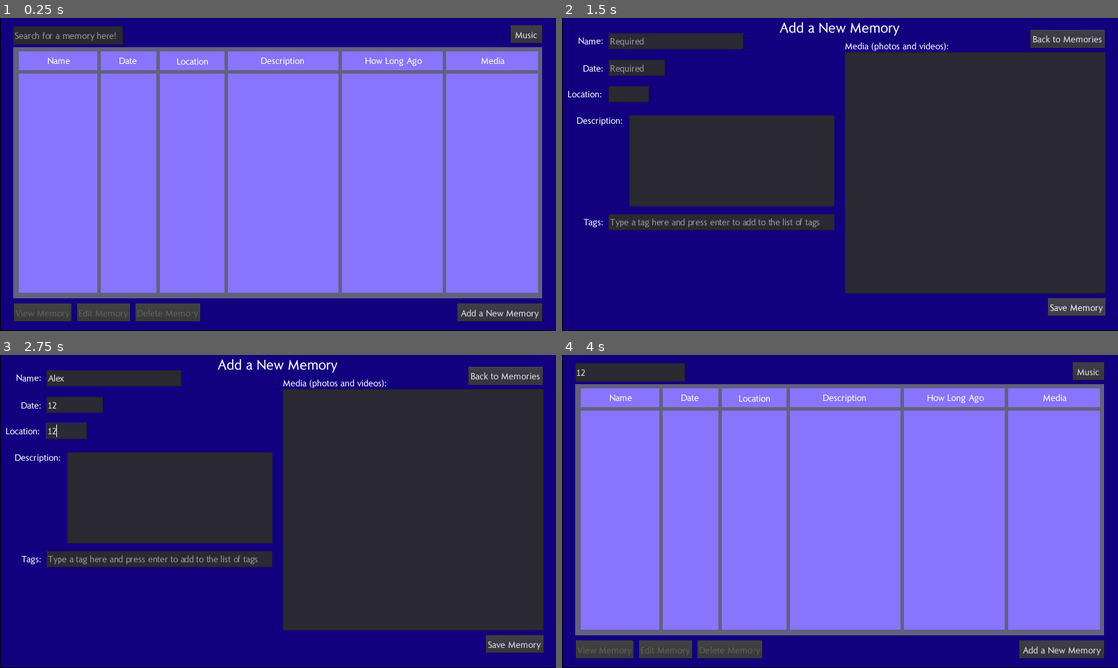
Above: before the commit, frames 1-4 (two rows, left to right).
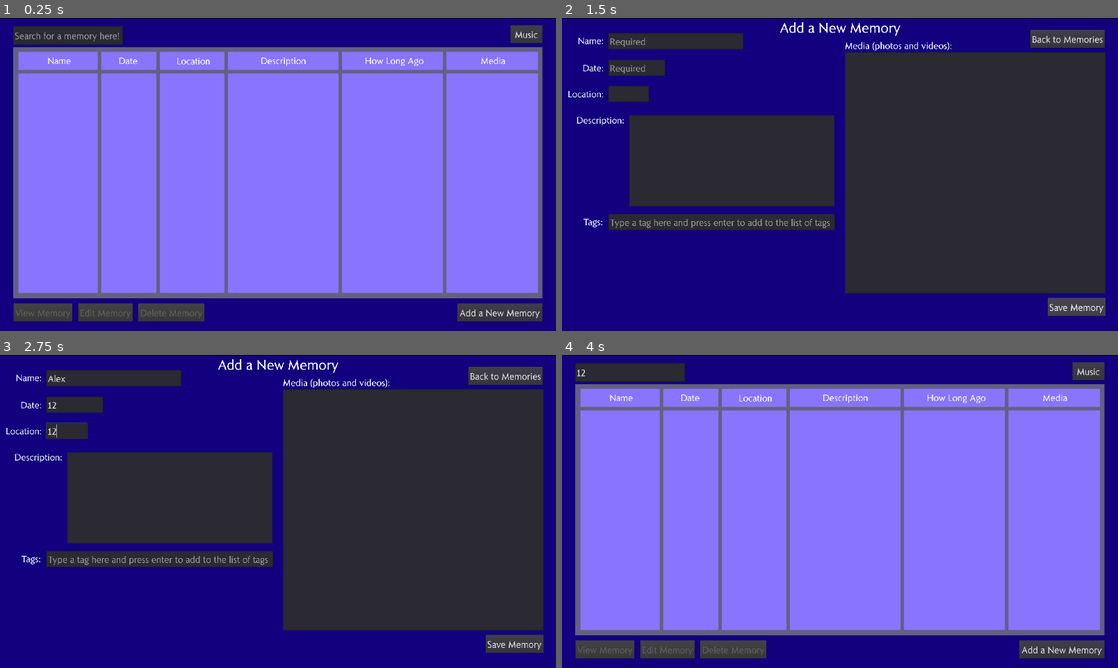
Above: after the commit, the same moments.

Repository: Kenny-Haworth/Digital-Journal
Game: Godot game, scene res://Journal.tscn
Two runs of this game, one before a commit and one after it. Both use one fixed random seed, a clock stepped at 60 frames per second and the inputs below.
Inputs (mouse positions are in pixels of both pictures, inside the frame that each line leads up to):
- Up to frame 1 (0.25 s): no input
- Up to frame 2 (1.5 s): click (628, 36) at 0.52 s; type "12" at 0.6 s; click "Add a New Memory" at 1.25 s
- Up to frame 3 (2.75 s): click (111, 376) at 2.02 s; type "Alex" at 2.1 s; click (72, 405) at 2.25 s; type "12" at 2.33 s; click (66, 430) at 2.48 s; type "12" at 2.57 s
- Up to frame 4 (4 s): click (734, 498) at 2.77 s; type "12" at 2.85 s; click (723, 558) at 3 s; type "12" at 3.08 s; click "Back to Memories" at 3.5 s

The runs differ from the first frame. In frame 1, 3.0% of the frame differs, in the area x 0-100%, y 0-100%; in frame 2, 2.2%; in frame 3, 2.1%; in frame 4, 2.8%.

Commit message:
Fixed several bugs

Diff:
--- a/Digital Journal/Add a New Memory/Tags HBox.tscn
+++ b/Digital Journal/Add a New Memory/Tags HBox.tscn
@@ -3,7 +3,7 @@
 [node name="Tags HBox1" type="HBoxContainer"]
 size_flags_horizontal = 4
 size_flags_vertical = 4
-custom_constants/separation = 15
+custom_constants/separation = 10
 __meta__ = {
 "_edit_use_anchors_": false
 }
--- a/Digital Journal/Add a New Memory/Media.gd
+++ b/Digital Journal/Edit/Media.gd
@@ -23,7 +23,7 @@
 		var texture = ImageTexture.new()
 		texture.create_from_image(image)
 
-		add_item("", texture, true)
+		add_icon_item(texture, true)
 		set_item_tooltip(get_item_count() - 1, file)
 
 #returns true if this file is already included
--- a/Digital Journal/Home/Home.gd
+++ b/Digital Journal/Home/Home.gd
@@ -192,6 +192,10 @@
 #updates the current memories to be shown based upon the entered text
 func on_Search_Bar_text_changed(query):
 
+	#when a query is entered in the search bar, all selected memories are unselected,
+	#so ensure the buttons are disabled
+	disable_buttons()
+
 	#if the query is this special string, it is being called by another method and not
 	#the search bar node and thus needs to grab the current text
 	if query == "get_current_search_query":
--- a/Digital Journal/Journal.gd
+++ b/Digital Journal/Journal.gd
@@ -4,8 +4,11 @@
 onready var Add_a_New_Memory = get_node("Add a New Memory")
 onready var Edit = get_node("Edit")
 
-#maximizes the window on startup to avoid size issues with different screens
+#centers and maximizes the window on startup to avoid size issues with different screens
 func _ready():
+	var screen_size = OS.get_screen_size()
+	var window_size = OS.get_window_size()
+	OS.set_window_position(screen_size*0.5 - window_size*0.5)
 	OS.set_window_maximized(true)
 
 #takes the user to adding a new memory screen
--- a/Digital Journal/Journal.tscn
+++ b/Digital Journal/Journal.tscn
@@ -6,8 +6,8 @@
 [ext_resource path="res://Add a New Memory.gd" type="Script" id=4]
 [ext_resource path="res://Home/Home.gd" type="Script" id=5]
 [ext_resource path="res://Home/Memory_Preview.tscn" type="PackedScene" id=6]
-[ext_resource path="res://Add a New Memory/Media.gd" type="Script" id=7]
 [ext_resource path="res://Edit/Edit.gd" type="Script" id=8]
+[ext_resource path="res://Edit/Media.gd" type="Script" id=9]
 
 [sub_resource type="DynamicFont" id=1]
 size = 48
@@ -25,10 +25,9 @@
 script = ExtResource( 2 )
 
 [node name="Backdrop" type="ColorRect" parent="."]
-margin_left = 1.84088
-margin_top = -2.29278
-margin_right = 1921.84
-margin_bottom = 1077.71
+margin_top = 2.58472
+margin_right = 1920.0
+margin_bottom = 1082.58
 color = Color( 0.0745098, 0, 0.501961, 1 )
 __meta__ = {
 "_edit_use_anchors_": false
@@ -403,9 +402,11 @@
 focus_next = NodePath("../Tags")
 focus_previous = NodePath("../Location")
 custom_fonts/font = SubResource( 2 )
+smooth_scrolling = true
 wrap_enabled = true
 __meta__ = {
-"_edit_use_anchors_": false
+"_edit_use_anchors_": false,
+"_editor_description_": ""
 }
 
 [node name="Description Label" type="Label" parent="Add a New Memory"]
@@ -424,16 +425,17 @@
 margin_top = 118.0
 margin_right = 1877.0
 margin_bottom = 950.0
-hint_tooltip = "Drag and drop photos or videos here from your computer to add them! Double click on them to remove them."
+hint_tooltip = "Drag and drop photos or videos here from your computer to add them!"
 custom_constants/vseparation = 0
 custom_constants/line_separation = 0
 custom_constants/icon_margin = 0
 custom_constants/hseparation = 0
+allow_reselect = true
 max_columns = 3
 fixed_icon_size = Vector2( 293, 293 )
-script = ExtResource( 7 )
-__meta__ = {
-"_edit_use_anchors_": false
+script = ExtResource( 9 )
+__meta__ = {
+"_editor_description_": ""
 }
 
 [node name="Media Label" type="Label" parent="Add a New Memory"]
@@ -487,6 +489,7 @@
 size_flags_horizontal = 2
 size_flags_vertical = 2
 size_flags_stretch_ratio = 0.0
+custom_constants/separation = 10
 __meta__ = {
 "_edit_use_anchors_": false
 }
@@ -644,7 +647,7 @@
 allow_reselect = true
 max_columns = 3
 fixed_icon_size = Vector2( 293, 293 )
-script = ExtResource( 7 )
+script = ExtResource( 9 )
 __meta__ = {
 "_edit_use_anchors_": false
 }
@@ -700,6 +703,7 @@
 size_flags_horizontal = 2
 size_flags_vertical = 2
 size_flags_stretch_ratio = 0.0
+custom_constants/separation = 10
 __meta__ = {
 "_edit_use_anchors_": false
 }
--- a/Digital Journal/project.godot
+++ b/Digital Journal/project.godot
@@ -25,10 +25,11 @@
 
 window/size/width=1920
 window/size/height=1080
-window/stretch/mode="2d"
-window/stretch/aspect="keep"
+window/dpi/allow_hidpi=true
+window/stretch/mode="viewport"
 
 [rendering]
 
 environment/default_clear_color=Color( 0, 0, 0, 1 )
 environment/default_environment="res://default_env.tres"
+quality/dynamic_fonts/use_oversampling=false
Binary file removed: Digital Journal/Splash and Icon/256.ico
Binary file removed: Digital Journal/Splash and Icon/heart.png
Not shown, removed: Digital Journal/Splash and Icon/heart.png.import
Binary file added: Digital Journal/Splash and Icon/journal.ico
Not shown, changed: Digital Journal/export_presets.cfg
Not shown, changed: README.md
Not shown, changed: changelog.md
